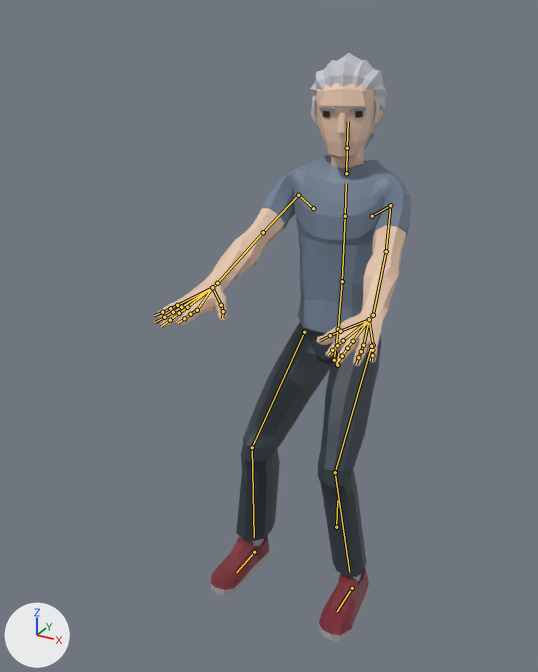
An edit to the glTF model js/models/avatars/club-crowd-m2.glb, drawn before and after from the same camera.
Both versions are drawn from a 50 mm lens placed at (0.896, -2.239, 1.823), pointed at (-0.103, -0.424, 0.915). Lighting does not change. The marker at lower left points along +X, +Y and +Z. The picture after the commit comes second. Both versions are drawn at frame 197 of the action 'Seated_Loop'; the numbers are the values there. The bones that change, and the others that lie on the model, are drawn over the model as lines.

The first picture shows 'Casual2_Body'.
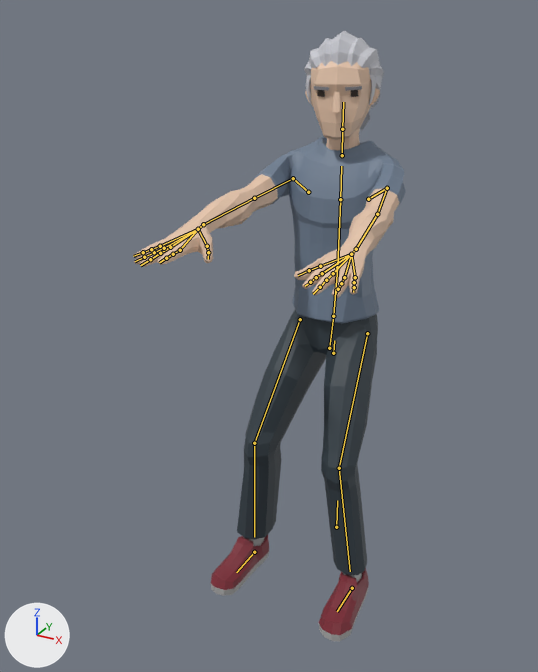
What changed in the scene script:
```text
Change bone_body:
    where bone_body = bpy.data.objects['CharacterArmature'].pose.bones['Body']  # child of 'Root'
    bone_body.location: (0.0, -0.15, 0.1) -> (0.0, -0.09, 0.14)
Change bone_upperarm_l:
    where bone_upperarm_l = bpy.data.objects['CharacterArmature'].pose.bones['UpperArm.L']  # child of 'Shoulder.L'
    bone_upperarm_l.rotation_quaternion: (0.788, -0.334, 0.001, -0.518) -> (0.773, -0.116, 0.0, -0.623)  # degrees (-34, -20, -60) -> degrees (-10, -8, -77)
Change bone_lowerarm_l:
    where bone_lowerarm_l = bpy.data.objects['CharacterArmature'].pose.bones['LowerArm.L']  # child of 'UpperArm.L'
    bone_lowerarm_l.rotation_quaternion: (0.998, 0.0, 0.049, 0.028) -> (0.999, 0.013, 0.027, 0.03)  # degrees (0, 6, 3) -> degrees (2, 3, 4)
Change bone_wrist_l:
    where bone_wrist_l = bpy.data.objects['CharacterArmature'].pose.bones['Wrist.L']  # child of 'LowerArm.L'
    bone_wrist_l.rotation_quaternion: (0.962, 0.152, 0.145, -0.176) -> (0.994, -0.019, 0.003, -0.108)  # degrees (15, 19, -18) -> degrees (-2, 0, -12)
Change bone_upperarm_r:
    where bone_upperarm_r = bpy.data.objects['CharacterArmature'].pose.bones['UpperArm.R']  # child of 'Shoulder.R'
    bone_upperarm_r.rotation_quaternion: (-0.788, 0.313, 0.002, -0.53) -> (-0.773, 0.094, 0.009, -0.628)  # degrees (-32, 19, 62) -> degrees (-9, 6, 78)
Change bone_lowerarm_r:
    where bone_lowerarm_r = bpy.data.objects['CharacterArmature'].pose.bones['LowerArm.R']  # child of 'UpperArm.R'
    bone_lowerarm_r.rotation_quaternion: (-0.998, -0.001, 0.048, 0.028) -> (-0.999, -0.013, 0.026, 0.03)  # degrees (0, -6, -3) -> degrees (2, -3, -4)
Change bone_wrist_r:
    where bone_wrist_r = bpy.data.objects['CharacterArmature'].pose.bones['Wrist.R']  # child of 'LowerArm.R'
    bone_wrist_r.rotation_quaternion: (-0.973, -0.111, 0.117, -0.165) -> (-0.993, 0.054, -0.025, -0.101)  # degrees (11, -15, 18) -> degrees (-6, 4, 11)
Change bone_upperleg_l:
    where bone_upperleg_l = bpy.data.objects['CharacterArmature'].pose.bones['UpperLeg.L']  # child of 'Body'
    bone_upperleg_l.rotation_quaternion: (0.946, -0.031, 0.003, 0.322) -> (0.973, -0.033, 0.003, 0.228)  # degrees (-3, 1, 38) -> degrees (-4, 1, 26)
Change bone_lowerleg_l:
    where bone_lowerleg_l = bpy.data.objects['CharacterArmature'].pose.bones['LowerLeg.L']  # child of 'UpperLeg.L'
    bone_lowerleg_l.rotation_quaternion: (-0.911, -0.413, -0.022, 0.01) -> (-0.953, -0.301, -0.017, 0.006)  # degrees (49, 3, 0) -> degrees (35, 2, 0)
Change bone_upperleg_r:
    where bone_upperleg_r = bpy.data.objects['CharacterArmature'].pose.bones['UpperLeg.R']  # child of 'Body'
    bone_upperleg_r.rotation_quaternion: (-0.946, 0.033, 0.0, 0.321) -> (-0.973, 0.035, 0.0, 0.228)  # degrees (-4, -1, -37) -> degrees (-4, -1, -26)
Change bone_lowerleg_r:
    where bone_lowerleg_r = bpy.data.objects['CharacterArmature'].pose.bones['LowerLeg.R']  # child of 'UpperLeg.R'
    bone_lowerleg_r.rotation_quaternion: (0.91, 0.413, -0.022, 0.01) -> (0.953, 0.301, -0.017, 0.006)  # degrees (49, -3, 0) -> degrees (35, -2, 0)
```

Where the change shows, as pixel boxes [x1, y1, x2, y2] in the pictures (538 x 672 px):
'Casual2_Body', posed (6% wider)
    before: [154, 53, 411, 642]
    after: [133, 31, 406, 642]
bone 'Body', root to tip
    before: (337, 365) to (338, 353)
    after: (333, 353) to (334, 340)
bone 'UpperArm.L', root to tip
    before: (390, 205) to (386, 251)
    after: (387, 188) to (377, 214)
bone 'LowerArm.L', root to tip
    before: (386, 251) to (373, 315)
    after: (377, 214) to (356, 249)
bone 'Wrist.L', root to tip
    before: (373, 315) to (369, 319)
    after: (356, 249) to (351, 254)
bone 'UpperArm.R', root to tip
    before: (298, 195) to (263, 232)
    after: (293, 178) to (254, 198)
bone 'LowerArm.R', root to tip
    before: (263, 232) to (217, 283)
    after: (254, 198) to (203, 224)
bone 'Wrist.R', root to tip
    before: (217, 283) to (212, 287)
    after: (203, 224) to (198, 229)
bone 'UpperLeg.L', root to tip
    before: (371, 346) to (335, 472)
    after: (367, 333) to (339, 468)
bone 'LowerLeg.L', root to tip
    before: (335, 472) to (349, 572)
    after: (339, 468) to (350, 571)
bone 'UpperLeg.R', root to tip
    before: (304, 332) to (252, 447)
    after: (300, 319) to (254, 443)
bone 'LowerLeg.R', root to tip
    before: (252, 447) to (254, 537)
    after: (254, 443) to (254, 537)
